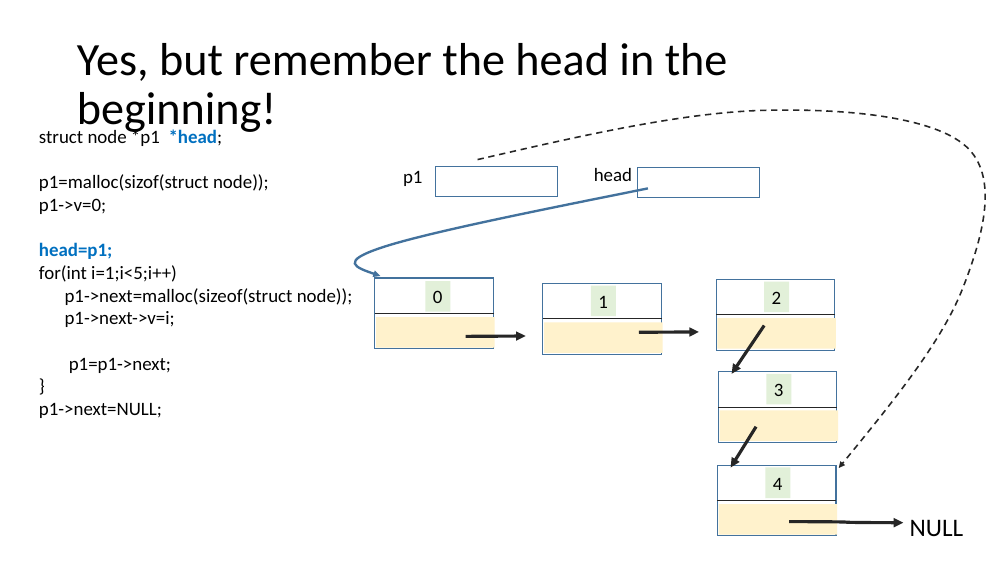
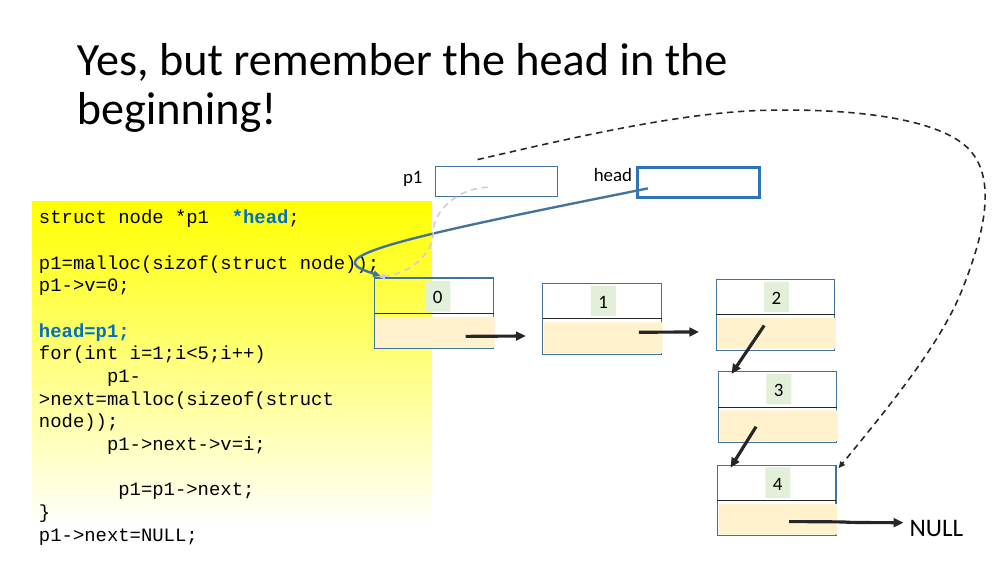
Before and after one commit to rbadrinath/FCP, a slide deck: slide 6 of slides/14-LinkedLists.pptx. Drawn at 1008x567 pixels with LibreOffice and Linux fonts; fonts in the diff are those of the drawing. Boxes give left, top, right and bottom in pixels: in the first picture for what was removed or moved away, otherwise in the second. Text is boxed around its words. In the diff, an @@ line names an element or a change of style, - is before the commit and + after.

```diff
--- a/slides/14-LinkedLists.pptx
+++ b/slides/14-LinkedLists.pptx
@@ rectangle at [637,168,760,198]: outline #43739E 1 pt to #2E75B6 3 pt @@
@@ rectangle "struct node *p1 *head;": place and size @@
-rectangle "struct node *p1 *head;" at [39,127,353,418]
+rectangle "struct node *p1 *head;" at [32,201,433,529]
@@ rectangle "struct node *p1 *head;" at [32,201,433,529]: font Calibri to Courier New; fill none to gradient #FFFF00 to #FFFFFF @@
@@ curved arrow added from (488, 188) to (379, 277), #D0CECE 1.5 pt dashed @@
```
Also in this commit, not shown: 5 other slides changed, 1 other file.
